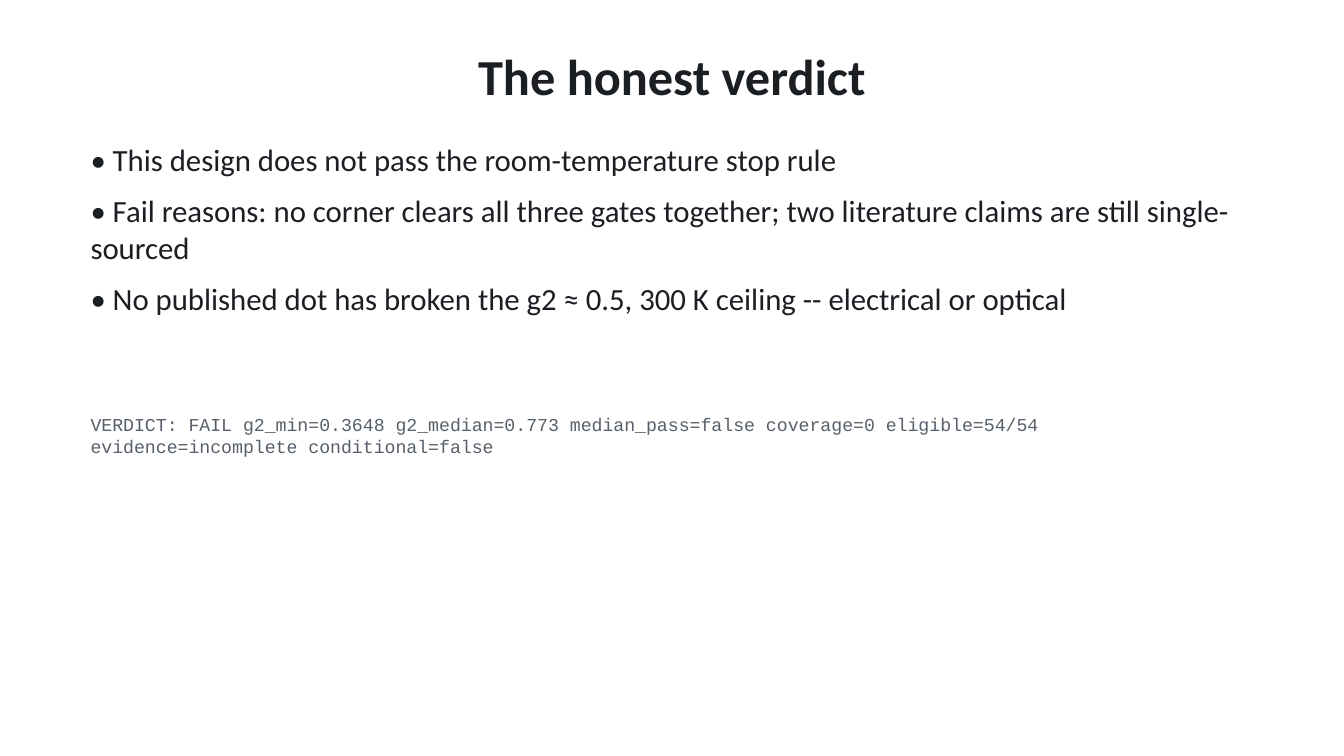
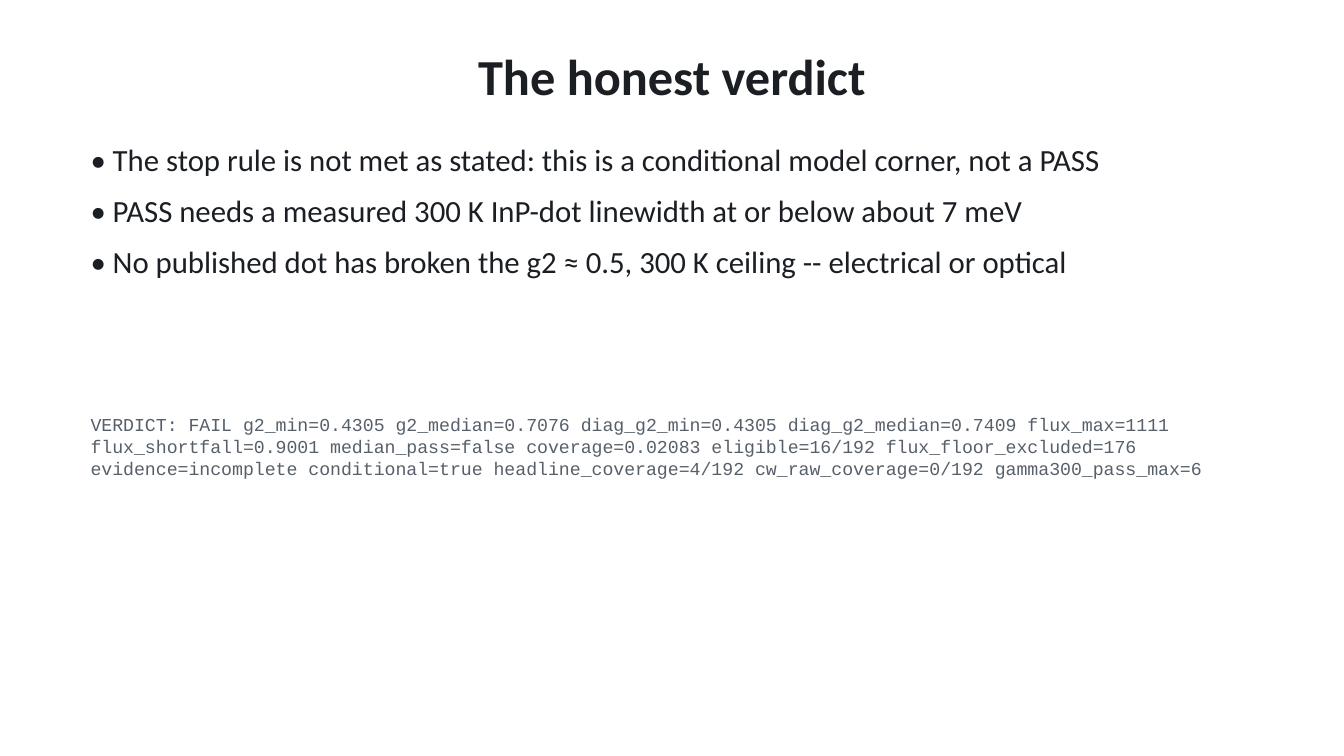
Before and after one commit to Alpharceus/qd-photon-sim, a slide deck: slide 18 of out/presentation/qd_edge_sps.pptx. Drawn at 1344x756 pixels with LibreOffice and Linux fonts; fonts in the diff are those of the drawing. Boxes give left, top, right and bottom in pixels: in the first picture for what was removed or moved away, otherwise in the second. Text is boxed around its words. In the diff, an @@ line names an element or a change of style, - is before the commit and + after.

```diff
--- a/out/presentation/qd_edge_sps.pptx
+++ b/out/presentation/qd_edge_sps.pptx
@@ text at <box>113,149,1100,223</box>: text changed @@
-• This design does not pass the room-temperature stop rule
-• Fail reasons: no corner clears all three gates together; two literature claims are still single-sourced
+• The stop rule is not met as stated: this is a conditional model corner, not a PASS
+• PASS needs a measured 300 K InP-dot linewidth at or below about 7 meV
@@ text at <box>91,418,1202,479</box>: text changed @@
-VERDICT: FAIL g2_min=0.3648 g2_median=0.773 median_pass=false coverage=0 eligible=54/54 evidence=incomplete conditional=false
+VERDICT: FAIL g2_min=0.4305 g2_median=0.7076 diag_g2_min=0.4305 diag_g2_median=0.7409 flux_max=1111 flux_shortfall=0.9001 median_pass=false coverage=0.02083 eligible=16/192 flux_floor_excluded=176 evidence=incomplete conditional=true headline_coverage=4/192 cw_raw_coverage=0/192 gamma300_pass_max=6
```
Also in this commit, not shown: 5 other slides changed, 2 slides added, 2 slides removed, 9 other files.
